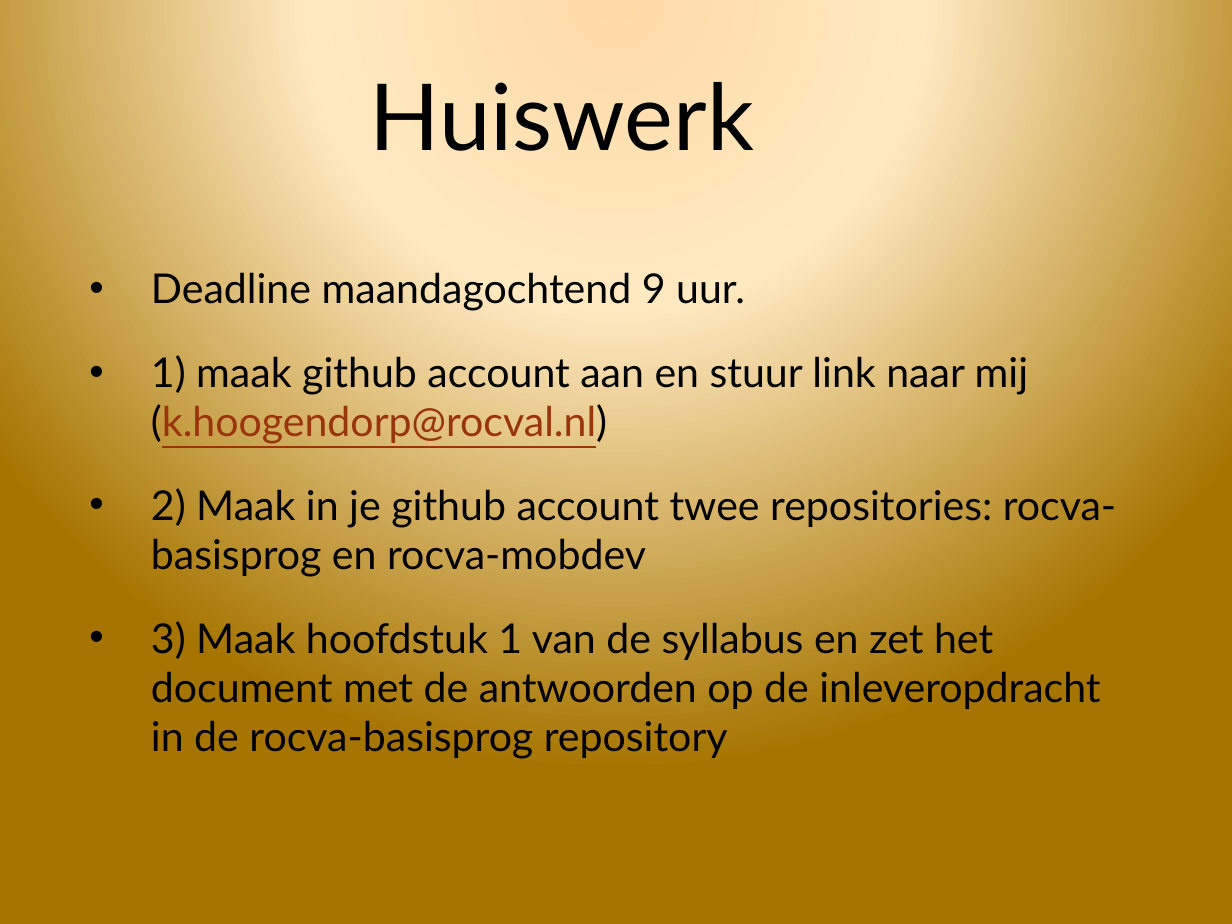
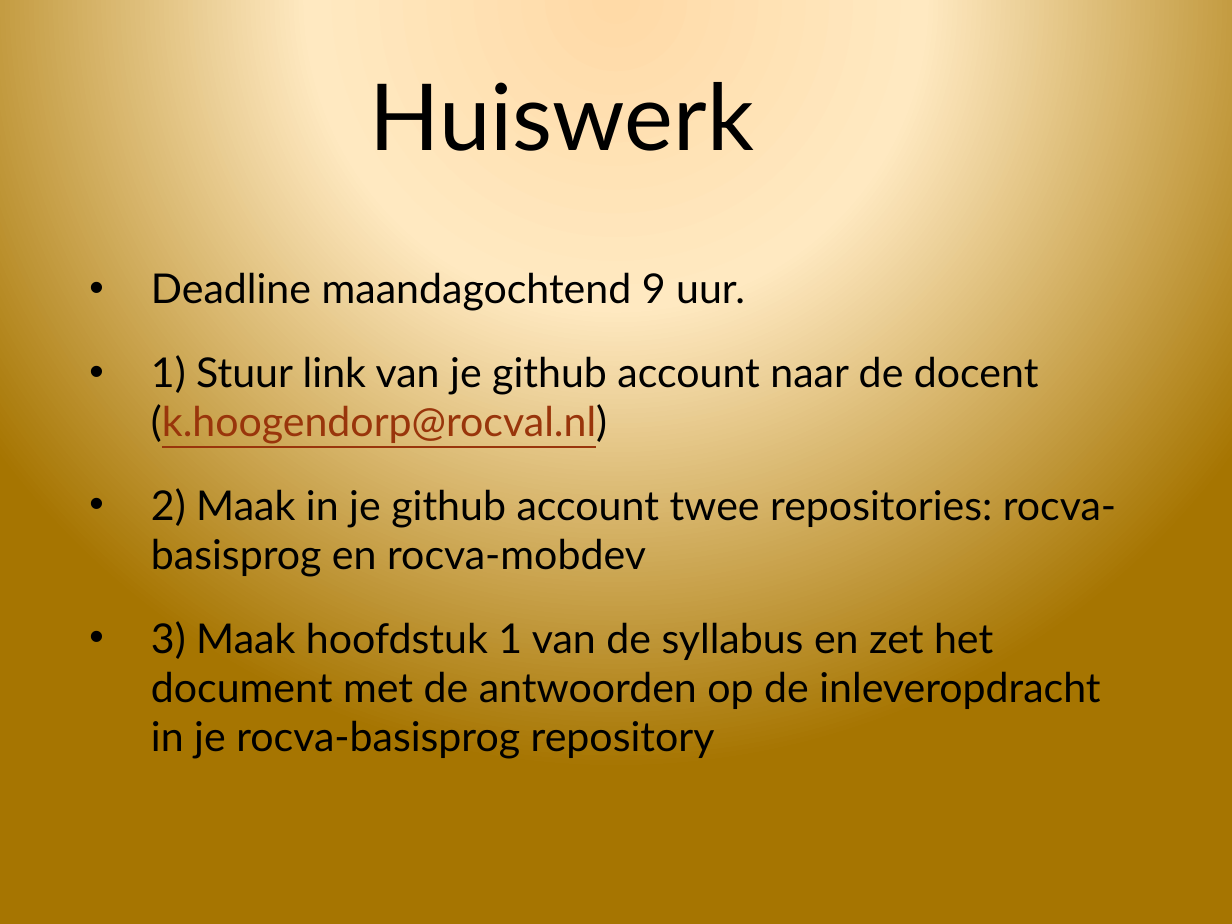
Before and after one commit to 8724970/rocva-progbasis, a slide deck: slide 13 of presentatie les1.pptx. Drawn at 1232x924 pixels with LibreOffice and Linux fonts; fonts in the diff are those of the drawing; background and template pictures are left out. Boxes give left, top, right and bottom in pixels: in the first picture for what was removed or moved away, otherwise in the second. Text is boxed around its words. In the diff, an @@ line names an element or a change of style, - is before the commit and + after.

```diff
--- a/presentatie les1.pptx
+++ b/presentatie les1.pptx
@@ text at (x1=151, y1=355, x2=1039, y2=444): text changed @@
-• 1) maak github account aan en stuur link naar mij (k.hoogendorp@rocval.nl)
+• 1) Stuur link van je github account naar de docent (k.hoogendorp@rocval.nl)
@@ text at (x1=151, y1=621, x2=1100, y2=759): text changed @@
-• 3) Maak hoofdstuk 1 van de syllabus en zet het document met de antwoorden op de inleveropdracht in de rocva-basisprog repository
+• 3) Maak hoofdstuk 1 van de syllabus en zet het document met de antwoorden op de inleveropdracht in je rocva-basisprog repository
```
Also in this commit, not shown: 2 other slides changed, 2 slides added, 2 other files.
